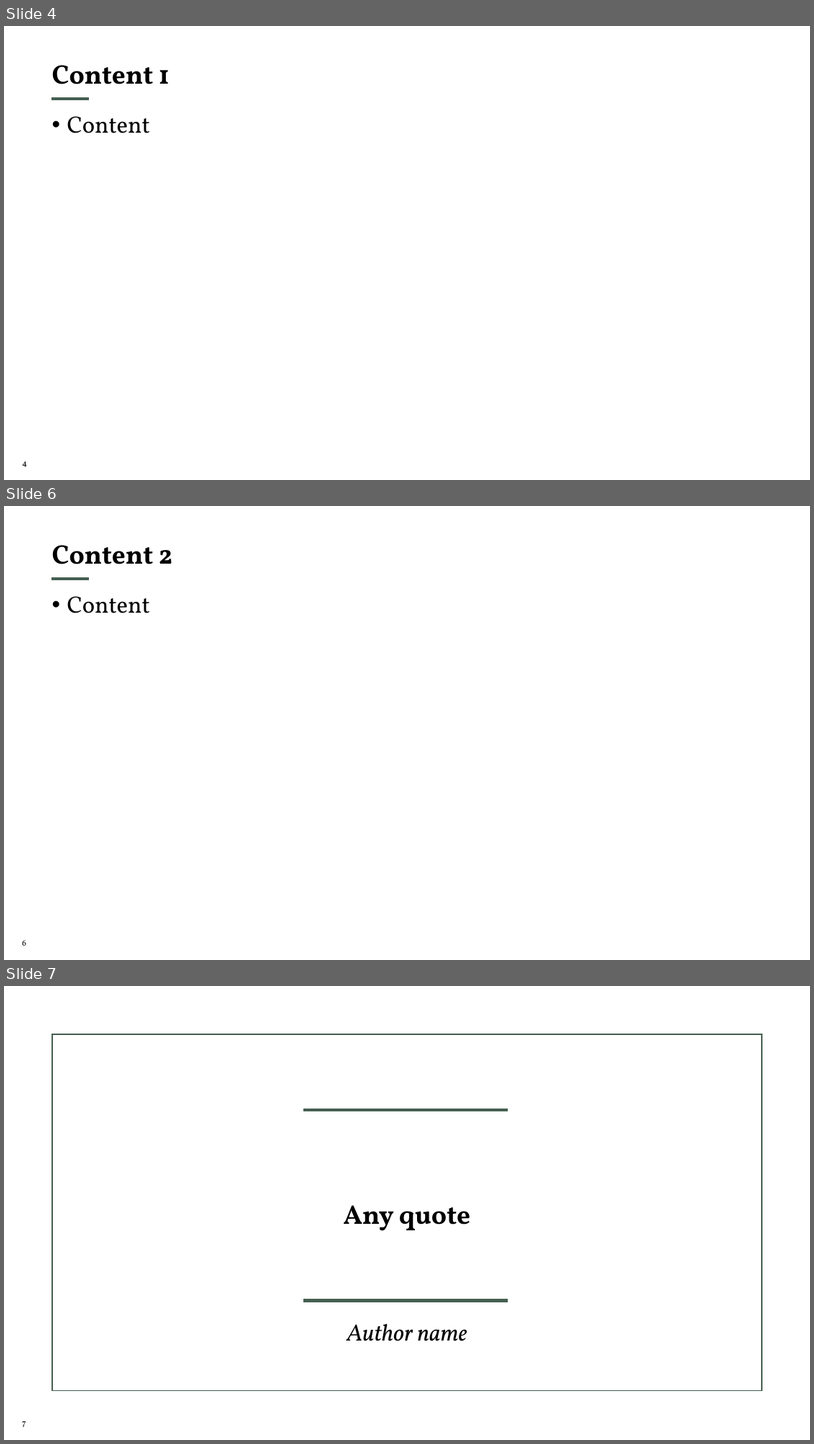
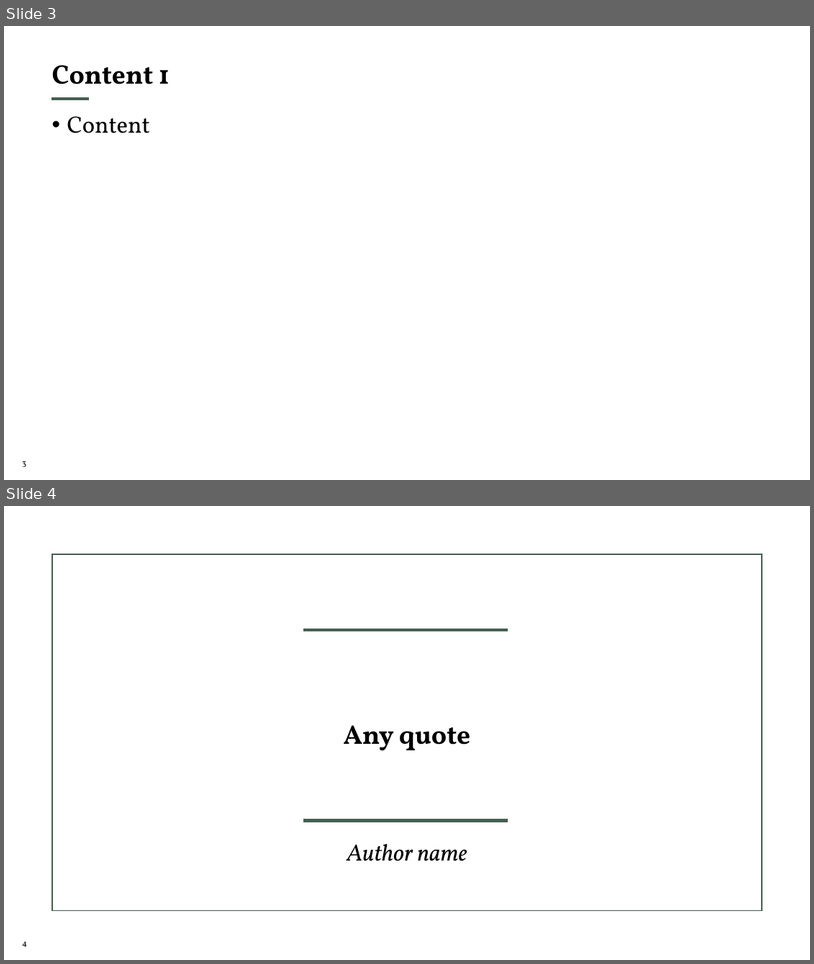
Before and after one commit to chetan-codes/Bootcamp, a slide deck: Templates/UNARY-Lab-Slide-Template-Gill-Sans-MT.potx. Shown one above the other, each under a label of ours: slides 4, 6 and 7 before the commit, slides 3 and 4 after it; the slides between them are not shown. The pictures are 814x1444 and 814x964 pixels, drawn with LibreOffice and Linux fonts; fonts in the diff are those of the drawing; background and template pictures are left out. Boxes give left, top, right and bottom in pixels: in the first picture for what was removed or moved away, otherwise in the second. Text is boxed around its words. In the diff, an @@ line names an element or a change of style, - is before the commit and + after.

```diff
--- a/Templates/UNARY-Lab-Slide-Template-Gill-Sans-MT.potx
+++ b/Templates/UNARY-Lab-Slide-Template-Gill-Sans-MT.potx
@@ slide 6 removed at [4, 506, 810, 960], background #FFFFFF; not listed: 2 template elements that a slide beside it also shows @@
@@ title removed at [52, 545, 172, 564] @@
-Content 2
@@ text removed at [67, 596, 151, 613] @@
-• Content
@@ what was slide 4 is now slide 3 @@
@@ page number at [22, 461, 26, 467]: text changed @@
-4
+3
@@ what was slide 7 is now slide 4 @@
@@ page number at [22, 941, 27, 947]: text changed @@
-7
+4
```
Also in this commit, not shown: 2 other slides removed.
